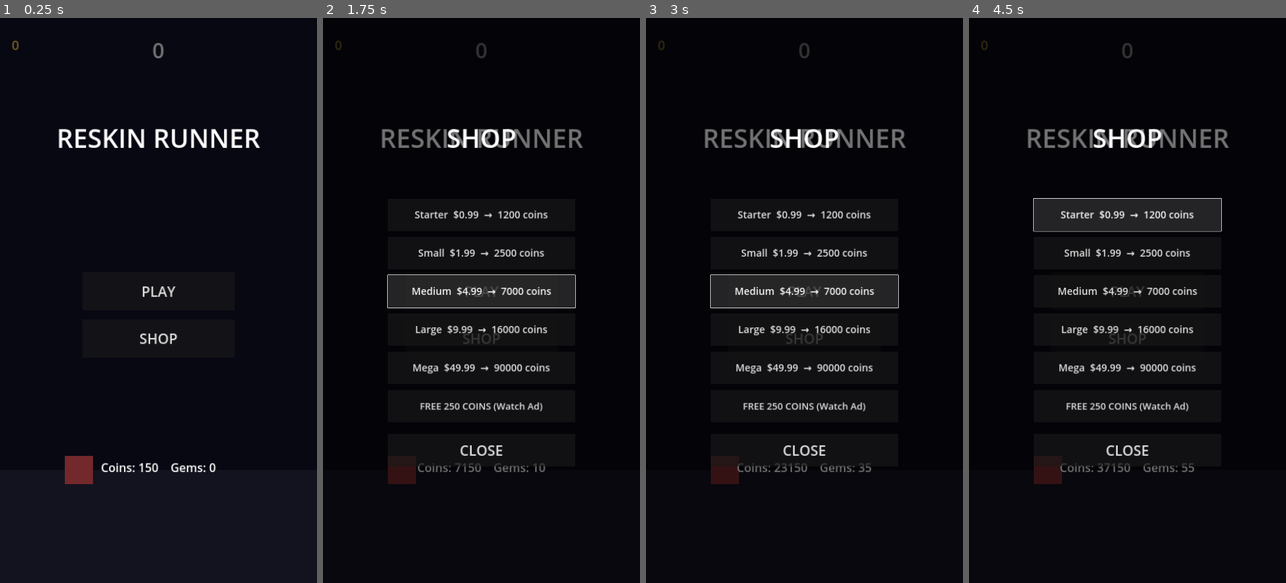
Above: before the commit, frames 1-4 (left to right).
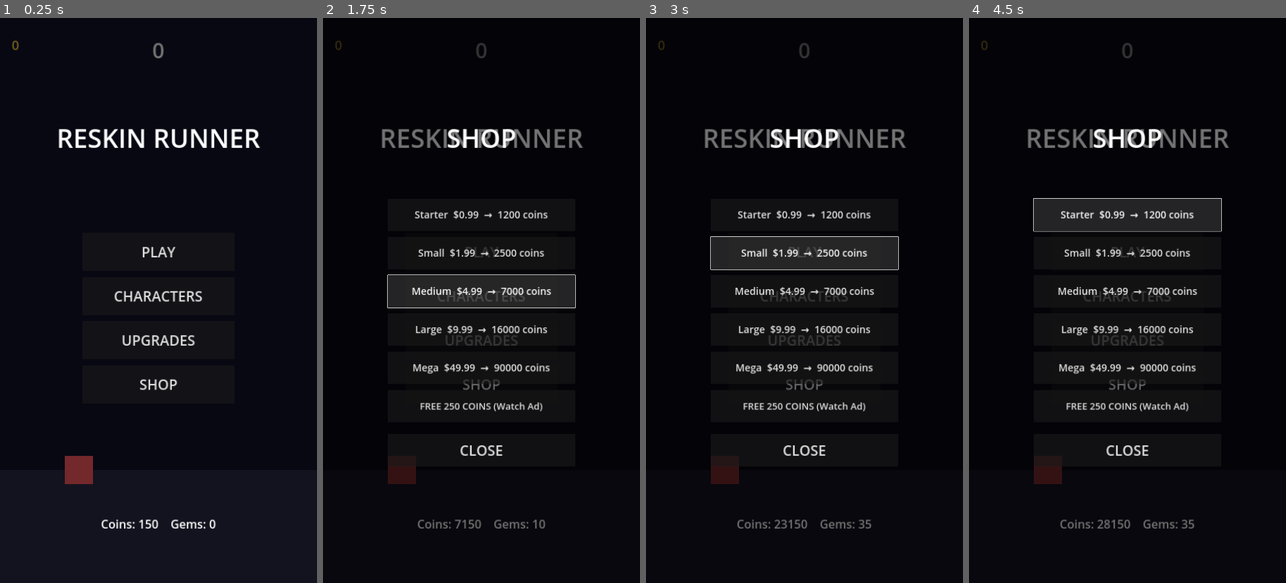
Above: after the commit, the same moments.

Repository: jayflo13/scaling-system
Game: Godot game, scene res://src/Main.tscn
The game is run twice, just before and just after one commit, with the same random seed, the same clock (stepped at 60 frames per second) and the same inputs.
Inputs (mouse positions are in pixels of both pictures, inside the frame that each line leads up to):
- Up to frame 1 (0.25 s): no input
- Up to frame 2 (1.75 s): click "SHOP" at 0.5 s; click (481, 294) at 1.25 s, where only the run after the commit has a clickable "CHARACTERS"
- Up to frame 3 (3 s): click (804, 340) at 2 s, where only the run after the commit has a clickable "UPGRADES"; click "PLAY" at 2.75 s
- Up to frame 4 (4.5 s): click "PLAY" at 3.5 s; click "Starter $0.99 → 1200 coins" at 4.25 s

The runs differ from the first frame. In frame 1, 1.5% of the frame differs, in the area x 32-69%, y 40-91%; in frame 2, 0.9%; in frame 3, 1.3%; in frame 4, 1.0%.

Commit message:
Add character-select screen and pay-to-win upgrade shop
Character select:
- Menu screen lists the roster from characters.json with locked/owned/selected
  state; tap to select an owned character or unlock an affordable one
  (coins or gems via Economy.try_unlock).
- Selected character's color is applied to the player and its coin_multiplier
  scales coins banked at end of run.

Upgrades (Upgrades.gd autoload — persistent meta progression):
- Coin Multiplier, Head Start Shield, and Extra Revive, each with geometric
  cost growth and max levels, persisted in SaveManager.
- Effects wired into gameplay: coin multiplier stacks with the character mult,
  head start grants a few seconds of obstacle immunity at run start (and a brief
  shield on revive), extra revives raise the per-run ad-revive limit.

Verified: project imports clean under Godot 4.3 headless; a runtime smoke test
exercised add_coins, upgrade buy/cost-growth/multiplier, character unlock with
gem deduction, and the max-level guard — all passed.

Co-Authored-By: Claude Opus 4.8 <noreply@anthropic.com>
Claude-Session: https://claude.ai/code/session_01MdsqnBcCLdV2ztJHLGf8yq

Diff:
--- a/runner-game/project.godot
+++ b/runner-game/project.godot
@@ -18,6 +18,7 @@
 Config="*res://src/autoload/Config.gd"
 SaveManager="*res://src/autoload/SaveManager.gd"
 Economy="*res://src/autoload/Economy.gd"
+Upgrades="*res://src/autoload/Upgrades.gd"
 Ads="*res://src/autoload/Ads.gd"
 IAP="*res://src/autoload/IAP.gd"
 
--- a/runner-game/src/Main.gd
+++ b/runner-game/src/Main.gd
@@ -17,7 +17,10 @@
 var score := 0
 var spawn_timer := 0.0
 var spawn_interval := 1.15
-var revived := false
+var revives_used := 0
+var max_revives := 1
+var head_start_timer := 0.0
+var coin_mult := 1.0           # character mult x coin-doubler upgrade
 var rng := RandomNumberGenerator.new()
 
 var vp: Vector2
@@ -35,6 +38,8 @@
 var menu: Control
 var over_panel: Control
 var shop_panel: Control
+var char_panel: Control
+var up_panel: Control
 
 func _ready() -> void:
 	rng.seed = int(Time.get_unix_time_from_system())
@@ -91,6 +96,12 @@
 
 	if state != State.PLAYING:
 		return
+
+	# Head-start shield (upgrade): ignore obstacles for a few seconds.
+	if head_start_timer > 0.0:
+		head_start_timer -= delta
+		if head_start_timer <= 0.0:
+			player.set_shield(false)
 
 	# Difficulty ramps with distance (variable, escalating challenge).
 	distance += speed * delta
@@ -160,26 +171,45 @@
 	score = 0
 	speed = base_speed
 	spawn_timer = 0.0
-	revived = false
+	# Apply selected character + persistent upgrades for this run.
+	var sel := _selected_def()
+	player.apply_character(sel)
+	coin_mult = float(sel.get("coin_multiplier", 1.0)) * Upgrades.coin_multiplier()
+	revives_used = 0
+	max_revives = 1 + Upgrades.extra_revives()
+	head_start_timer = Upgrades.head_start_seconds()
+	player.set_shield(head_start_timer > 0.0)
 	player.alive = true
 	player.position.y = ground_y
 	player.velocity_y = 0.0
 	menu.visible = false
 	over_panel.visible = false
 	shop_panel.visible = false
+	char_panel.visible = false
+	up_panel.visible = false
 	coin_label.text = "0"
 	score_label.text = "0"
 	state = State.PLAYING
+
+func _selected_def() -> Dictionary:
+	var sel := String(SaveManager.get_v("selected", "runner_default"))
+	for c in Config.characters:
+		if typeof(c) == TYPE_DICTIONARY and c.get("id", "") == sel:
+			return c
+	return {}
 
 func _on_coin(value: int) -> void:
 	run_coins += value
 	coin_label.text = "%d" % run_coins
 	_add_shake(3.0)
 
+func _banked_coins() -> int:
+	return int(round(run_coins * coin_mult))
+
 func _on_player_died() -> void:
 	_add_shake(24.0)
-	# Bank the coins earned this run.
-	Economy.add_coins(run_coins)
+	# Bank the coins earned this run, scaled by character + upgrade multiplier.
+	Economy.add_coins(_banked_coins())
 	if score > int(SaveManager.get_v("high_score", 0)):
 		SaveManager.set_v("high_score", score)
 	state = State.OVER
@@ -187,8 +217,10 @@
 	_show_over()
 
 func _revive() -> void:
-	# One ad-revive per run (classic rewarded-ad hook).
-	revived = true
+	# Ad-revive, limited by the Extra Revive upgrade (1 + level per run).
+	revives_used += 1
+	head_start_timer = max(head_start_timer, 1.5)  # brief shield on revive
+	player.set_shield(true)
 	over_panel.visible = false
 	# Clear nearby obstacles so the player doesn't instantly die again.
 	for c in world.get_children():
@@ -229,6 +261,8 @@
 	_build_menu()
 	_build_over()
 	_build_shop()
+	_build_character_panel()
+	_build_upgrade_panel()
 
 func _make_label(text: String, font_size: int, pos: Vector2) -> Label:
 	var l := Label.new()
@@ -267,13 +301,20 @@
 func _build_menu() -> void:
 	menu = _panel(String(Config.theme.get("title", "RESKIN RUNNER")))
 	var cx := vp.x / 2.0 - 260.0
-	var play := _make_button("PLAY", Vector2(cx, vp.y * 0.45))
+	var y0 := vp.y * 0.38
+	var play := _make_button("PLAY", Vector2(cx, y0))
 	play.pressed.connect(_start_run)
 	menu.add_child(play)
-	var shop := _make_button("SHOP", Vector2(cx, vp.y * 0.45 + 160))
+	var chars := _make_button("CHARACTERS", Vector2(cx, y0 + 150))
+	chars.pressed.connect(_show_characters)
+	menu.add_child(chars)
+	var ups := _make_button("UPGRADES", Vector2(cx, y0 + 300))
+	ups.pressed.connect(_show_upgrades)
+	menu.add_child(ups)
+	var shop := _make_button("SHOP", Vector2(cx, y0 + 450))
 	shop.pressed.connect(func(): shop_panel.visible = true)
 	menu.add_child(shop)
-	balance_label = _make_label("", 40, Vector2(0, vp.y * 0.78))
+	balance_label = _make_label("", 40, Vector2(0, vp.y * 0.88))
 	balance_label.size = Vector2(vp.x, 60)
 	balance_label.horizontal_alignment = HORIZONTAL_ALIGNMENT_CENTER
 	menu.add_child(balance_label)
@@ -297,12 +338,12 @@
 		if c is Button or (c is Label and c.position.y > vp.y * 0.3):
 			c.queue_free()
 	var cx := vp.x / 2.0 - 260.0
-	var info := _make_label("Score %d   +%d coins" % [score, run_coins], 44, Vector2(0, vp.y * 0.34))
+	var info := _make_label("Score %d   +%d coins (x%.2f)" % [score, _banked_coins(), coin_mult], 44, Vector2(0, vp.y * 0.34))
 	info.size = Vector2(vp.x, 60)
 	info.horizontal_alignment = HORIZONTAL_ALIGNMENT_CENTER
 	over_panel.add_child(info)
 
-	if not revived:
+	if revives_used < max_revives:
 		var rev := _make_button("REVIVE (Watch Ad)", Vector2(cx, vp.y * 0.45))
 		rev.pressed.connect(func():
 			rev.disabled = true
@@ -347,3 +388,88 @@
 	shop_panel.add_child(close)
 	hud.add_child(shop_panel)
 	IAP.purchase_succeeded.connect(func(_id): _refresh_balance())
+
+# ---- Shared: clear the dynamically-built rows of a panel (keep dim + title)
+func _clear_dynamic(panel: Control) -> void:
+	for c in panel.get_children():
+		if c is Button or (c is Label and c.position.y > vp.y * 0.28):
+			c.queue_free()
+
+# ---- Character select
+func _build_character_panel() -> void:
+	char_panel = _panel("CHARACTERS")
+	char_panel.visible = false
+	hud.add_child(char_panel)
+
+func _show_characters() -> void:
+	_clear_dynamic(char_panel)
+	var cx := vp.x / 2.0 - 320.0
+	var y := vp.y * 0.30
+	var sel := String(SaveManager.get_v("selected", "runner_default"))
+	for c in Config.characters:
+		if typeof(c) != TYPE_DICTIONARY:
+			continue
+		var id := String(c.get("id", ""))
+		var nm := String(c.get("name", id))
+		var mult := float(c.get("coin_multiplier", 1.0))
+		var status := ""
+		if id == sel:
+			status = "SELECTED"
+		elif Economy.is_unlocked(id):
+			status = "TAP TO USE"
+		elif int(c.get("cost_gems", 0)) > 0:
+			status = "%d gems" % int(c.get("cost_gems", 0))
+		else:
+			status = "%d coins" % int(c.get("cost_coins", 0))
+		var b := _make_button("%s  x%.2f  [%s]" % [nm, mult, status], Vector2(cx, y), Vector2(640, 100))
+		b.add_theme_font_size_override("font_size", 32)
+		var cid := id
+		b.pressed.connect(func(): _on_character_pressed(cid))
+		char_panel.add_child(b)
+		y += 120
+	var close := _make_button("CLOSE", Vector2(cx, y), Vector2(640, 100))
+	close.pressed.connect(func(): char_panel.visible = false)
+	char_panel.add_child(close)
+	char_panel.visible = true
+
+func _on_character_pressed(id: String) -> void:
+	if Economy.is_unlocked(id):
+		SaveManager.set_v("selected", id)
+	elif Economy.try_unlock(id):     # buys it if affordable
+		SaveManager.set_v("selected", id)
+	_refresh_balance()
+	_show_characters()
+
+# ---- Upgrades (pay-to-win progression)
+func _build_upgrade_panel() -> void:
+	up_panel = _panel("UPGRADES")
+	up_panel.visible = false
+	hud.add_child(up_panel)
+
+func _show_upgrades() -> void:
+	_clear_dynamic(up_panel)
+	var cx := vp.x / 2.0 - 320.0
+	var y := vp.y * 0.30
+	for id in Upgrades.DEFS.keys():
+		var d: Dictionary = Upgrades.DEFS[id]
+		var lv := Upgrades.level(id)
+		var txt := ""
+		if Upgrades.is_max(id):
+			txt = "%s  Lv%d  [MAX]" % [d["name"], lv]
+		else:
+			txt = "%s  Lv%d  →  %d coins" % [d["name"], lv, Upgrades.cost(id)]
+		var b := _make_button(txt, Vector2(cx, y), Vector2(640, 100))
+		b.add_theme_font_size_override("font_size", 30)
+		var uid := String(id)
+		b.pressed.connect(func(): _on_upgrade_pressed(uid))
+		up_panel.add_child(b)
+		y += 120
+	var close := _make_button("CLOSE", Vector2(cx, y), Vector2(640, 100))
+	close.pressed.connect(func(): up_panel.visible = false)
+	up_panel.add_child(close)
+	up_panel.visible = true
+
+func _on_upgrade_pressed(id: String) -> void:
+	Upgrades.try_buy(id)
+	_refresh_balance()
+	_show_upgrades()
--- a/runner-game/src/Player.gd
+++ b/runner-game/src/Player.gd
@@ -15,18 +15,21 @@
 var ground_y := 0.0
 var jumps_used := 0
 var alive := true
+var invulnerable := false          # head-start shield ignores obstacles
+var coin_multiplier := 1.0         # from the selected character
 var size := Vector2(96, 96)
+var _rect: ColorRect
 
 func setup(gy: float) -> void:
 	ground_y = gy
 	position.y = ground_y
 	add_to_group("player")
 
-	var rect := ColorRect.new()
-	rect.color = Config.color("player", Color("#ff5a5f"))
-	rect.size = size
-	rect.position = -size / 2.0
-	add_child(rect)
+	_rect = ColorRect.new()
+	_rect.color = Config.color("player", Color("#ff5a5f"))
+	_rect.size = size
+	_rect.position = -size / 2.0
+	add_child(_rect)
 
 	var shape := CollisionShape2D.new()
 	var rs := RectangleShape2D.new()
@@ -53,6 +56,18 @@
 		velocity_y = jump_force
 		jumps_used += 1
 
+## Apply the selected character's look + coin multiplier.
+func apply_character(def: Dictionary) -> void:
+	coin_multiplier = float(def.get("coin_multiplier", 1.0))
+	if _rect and def.has("color"):
+		_rect.color = Color(def["color"])
+
+## Visual cue while the head-start shield is active.
+func set_shield(active: bool) -> void:
+	invulnerable = active
+	if _rect:
+		_rect.modulate = Color(1, 1, 1, 0.55) if active else Color.WHITE
+
 ## Used by Revive: lift the player back up and resume.
 func revive() -> void:
 	alive = true
@@ -70,5 +85,7 @@
 		coin_collected.emit(v)
 		a.queue_free()
 	elif a.is_in_group("obstacles"):
+		if invulnerable:
+			return
 		alive = false
 		died.emit()
--- /dev/null
+++ b/runner-game/src/autoload/Upgrades.gd
@@ -0,0 +1,47 @@
+extends Node
+## Persistent, purchasable upgrades — the meta-progression / pay-to-win lever.
+## Levels are stored in SaveManager; gameplay reads the effect helpers each run.
+## Costs grow geometrically so deeper levels drive coin demand (and coin packs).
+
+signal upgrade_changed(id: String, level: int)
+
+const DEFS := {
+	"coin_doubler": {"name": "Coin Multiplier",  "max": 5, "base_cost": 500,  "growth": 2.0, "per_level": 0.5},
+	"head_start":   {"name": "Head Start Shield", "max": 5, "base_cost": 400,  "growth": 1.8, "per_level": 1.0},
+	"extra_revive": {"name": "Extra Revive",      "max": 3, "base_cost": 1500, "growth": 2.5, "per_level": 1.0},
+}
+
+func level(id: String) -> int:
+	var ups: Dictionary = SaveManager.get_v("upgrades", {})
+	return int(ups.get(id, 0))
+
+func cost(id: String) -> int:
+	if not DEFS.has(id):
+		return 0
+	var d: Dictionary = DEFS[id]
+	return int(round(float(d["base_cost"]) * pow(float(d["growth"]), level(id))))
+
+func is_max(id: String) -> bool:
+	return DEFS.has(id) and level(id) >= int(DEFS[id]["max"])
+
+## Spend coins to add one level. Returns false if maxed or unaffordable.
+func try_buy(id: String) -> bool:
+	if not DEFS.has(id) or is_max(id):
+		return false
+	if not Economy.spend_coins(cost(id)):
+		return false
+	var ups: Dictionary = SaveManager.get_v("upgrades", {})
+	ups[id] = level(id) + 1
+	SaveManager.set_v("upgrades", ups)
+	upgrade_changed.emit(id, int(ups[id]))
+	return true
+
+# ---- Effect helpers (read by Main each run) ----
+func coin_multiplier() -> float:
+	return 1.0 + level("coin_doubler") * float(DEFS["coin_doubler"]["per_level"])
+
+func head_start_seconds() -> float:
+	return level("head_start") * float(DEFS["head_start"]["per_level"])
+
+func extra_revives() -> int:
+	return level("extra_revive")
